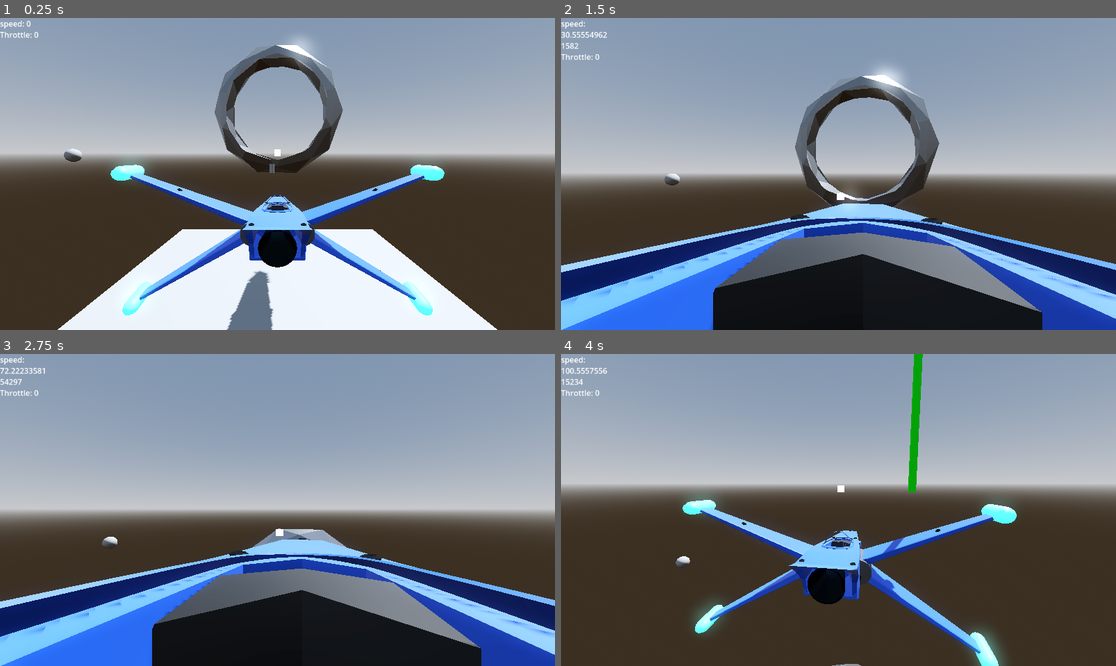
Above: before the commit, frames 1-4 (two rows, left to right).
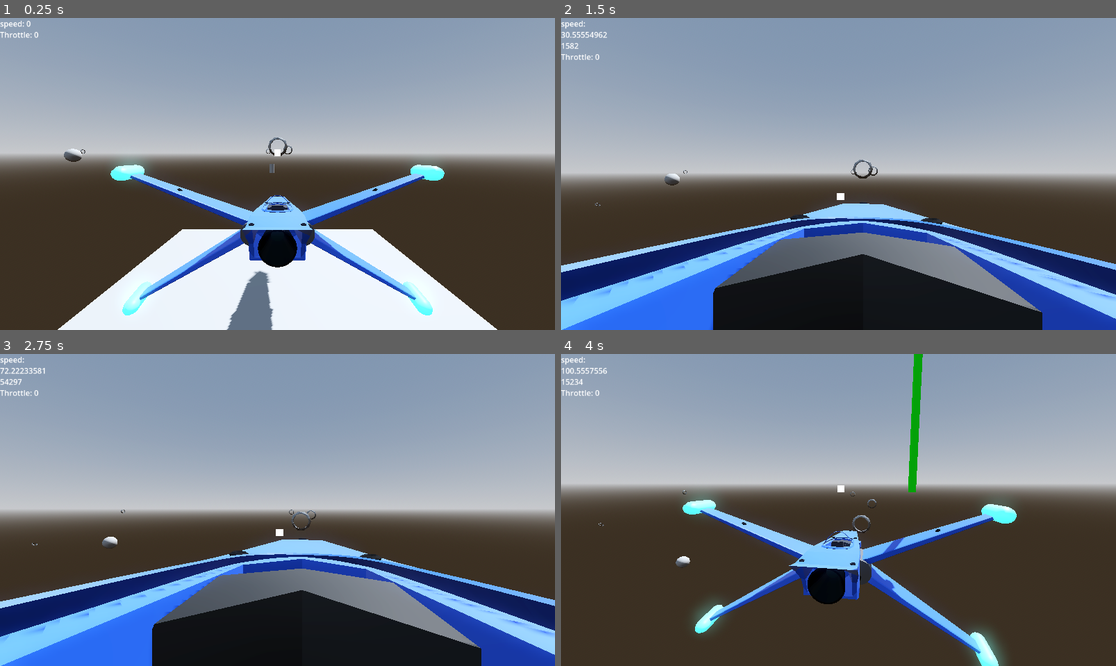
Above: after the commit, the same moments.

Repository: ZoeTheFox/oddity
Game: Godot game, scene res://Scenes/Main Scene/Main.tscn
Same seed, same stepped clock (60 frames per second), same inputs: the game is played once before the commit and once after it.
Inputs (mouse positions are in pixels of both pictures, inside the frame that each line leads up to):
- Up to frame 1 (0.25 s): no input
- Up to frame 2 (1.5 s): tap Enter at 0.5 s; move the mouse to (866, 174) at 0.52 s; hold Alt (camera-look-around) 0.53-1.28 s; hold Space (move-up) from 0.53 s (still down); move the mouse to (810, 174) at 1.27 s; tap K (camera-switch-view) at 1.35 s
- Up to frame 3 (2.75 s): keep holding Space (move-up); move the mouse to (288, 503) at 2.02 s; hold Alt (camera-look-around) from 2.03 s (still down)
- Up to frame 4 (4 s): keep holding Space (move-up); move the mouse to (832, 516) at 2.77 s; release Alt (camera-look-around) at 2.78 s; tap K (camera-switch-view) at 2.85 s; move the mouse to (877, 513) at 3.52 s; hold Alt (camera-look-around) from 3.53 s (still down)

The runs differ from the first frame. In frame 1, 3.5% of the frame differs, in the area x 14-62%, y 6-50%; in frame 2, 3.8%, in the area x 6-69%, y 15-61%; in frame 3, 0.5%; in frame 4, 0.1%.

Commit message:
created simple course

Diff:
--- a/Oddity/Scenes/Main Scene/Main.tscn
+++ b/Oddity/Scenes/Main Scene/Main.tscn
@@ -72,6 +72,6 @@
 mesh = SubResource("SphereMesh_lrdhs")
 
 [node name="course" parent="." instance=ExtResource("2_xe5xt")]
-transform = Transform3D(-0.0975829, 0, -0.995227, 0, 1, 0, 0.995227, 0, -0.0975829, -0.477354, 30.8539, -112.412)
+transform = Transform3D(-0.0975829, 0, -0.995227, 0, 1, 0, 0.995227, 0, -0.0975829, -0.477354, 30.8539, -798.968)
 
 [node name="FighterGen7" parent="." instance=ExtResource("1_2ddtf")]
--- a/Oddity/Scenes/Rings/Courses/course.tscn
+++ b/Oddity/Scenes/Rings/Courses/course.tscn
@@ -5,3 +5,19 @@
 [node name="course" type="Node3D"]
 
 [node name="ring" parent="." instance=ExtResource("1_ve4xj")]
+transform = Transform3D(1, 0, 0, 0, 1, 0, 0, 0, 1, -18.0698, 0, 0)
+
+[node name="ring" parent="ring" instance=ExtResource("1_ve4xj")]
+transform = Transform3D(1, 0, 0, 0, 1, 0, 0, 0, 1, -866.56, 0, 0)
+
+[node name="ring" parent="ring/ring" instance=ExtResource("1_ve4xj")]
+transform = Transform3D(0.989382, 0, 0.145341, 0, 1, 0, -0.145341, 0, 0.989382, -1466.96, 0, 371.299)
+
+[node name="ring" parent="ring/ring/ring" instance=ExtResource("1_ve4xj")]
+transform = Transform3D(0.263604, 0, 0.964631, 0, 1, 0, -0.964631, 0, 0.263604, -487.46, 0, 3195.29)
+
+[node name="ring" parent="ring/ring/ring/ring" instance=ExtResource("1_ve4xj")]
+transform = Transform3D(0.659486, -0.600415, 0.452307, 0.702117, 0.706934, -0.0853012, -0.268535, 0.373827, 0.887774, -1510.2, -616.371, 583.531)
+
+[node name="ring" parent="ring/ring/ring/ring/ring" instance=ExtResource("1_ve4xj")]
+transform = Transform3D(0.526346, 0.716807, 0.457328, -0.22944, 0.637646, -0.735368, -0.81873, 0.282128, 0.500086, -927.051, 1451.58, 4548.09)
--- /dev/null
+++ b/Oddity/Scenes/Rings/Ring/IsShipFlyingThrough.gd
@@ -0,0 +1,4 @@
+extends Node3D
+
+func _on_area_3d_body_entered(body):
+	print("Ship fly")
--- a/Oddity/Scenes/Rings/Ring/ring.tscn
+++ b/Oddity/Scenes/Rings/Ring/ring.tscn
@@ -1,5 +1,6 @@
-[gd_scene load_steps=4 format=3 uid="uid://clqhhmq28yadw"]
+[gd_scene load_steps=7 format=3 uid="uid://clqhhmq28yadw"]
 
+[ext_resource type="Script" path="res://Scenes/Rings/Ring/IsShipFlyingThrough.gd" id="1_2mm5a"]
 [ext_resource type="ArrayMesh" uid="uid://kqo21m74kds3" path="res://Assets/Ring/OBJ/ring.obj" id="1_pcvgq"]
 
 [sub_resource type="StandardMaterial3D" id="StandardMaterial3D_gsbq6"]
@@ -11,7 +12,13 @@
 [sub_resource type="ConcavePolygonShape3D" id="ConcavePolygonShape3D_6s5l8"]
 data = PackedVector3Array(0.2038, -0.7388, 0.1015, 0.2068, -0.7381, 0.0818, 0.1929, -0.6577, 0.3933, 0.1929, -0.6577, 0 …(15754 unchanged characters)…
 
+[sub_resource type="PlaneMesh" id="PlaneMesh_3a265"]
+
+[sub_resource type="ConcavePolygonShape3D" id="ConcavePolygonShape3D_k6ow1"]
+data = PackedVector3Array(1, 0, 1, -1, 0, 1, 1, 0, -1, -1, 0, 1, -1, 0, -1, 1, 0, -1)
+
 [node name="ring" type="Node3D"]
+script = ExtResource("1_2mm5a")
 
 [node name="RingMesh" type="MeshInstance3D" parent="."]
 transform = Transform3D(40, 0, 0, 0, 40, 0, 0, 0, 40, 0, 0, 0)
@@ -22,3 +29,19 @@
 
 [node name="CollisionShape3D" type="CollisionShape3D" parent="RingMesh/StaticBody3D"]
 shape = SubResource("ConcavePolygonShape3D_6s5l8")
+
+[node name="FlyThroughTrigger" type="MeshInstance3D" parent="."]
+transform = Transform3D(-1.18021e-06, -27, 0, 27, -1.18021e-06, 0, 0, 0, 27, 0, 0, 0)
+visible = false
+mesh = SubResource("PlaneMesh_3a265")
+
+[node name="Area3D" type="Area3D" parent="FlyThroughTrigger"]
+transform = Transform3D(1, -1.42109e-14, 0, 1.42109e-14, 1, 0, 0, 0, 1, 0, 0, 0)
+monitorable = false
+
+[node name="CollisionShape3D" type="CollisionShape3D" parent="FlyThroughTrigger/Area3D"]
+transform = Transform3D(1, 1.06581e-14, 0, -1.06581e-14, 1, 0, 0, 0, 1, 0, 0, 0)
+shape = SubResource("ConcavePolygonShape3D_k6ow1")
+
+[connection signal="area_entered" from="FlyThroughTrigger/Area3D" to="." method="_on_area_3d_area_entered"]
+[connection signal="body_entered" from="FlyThroughTrigger/Area3D" to="." method="_on_area_3d_body_entered"]
